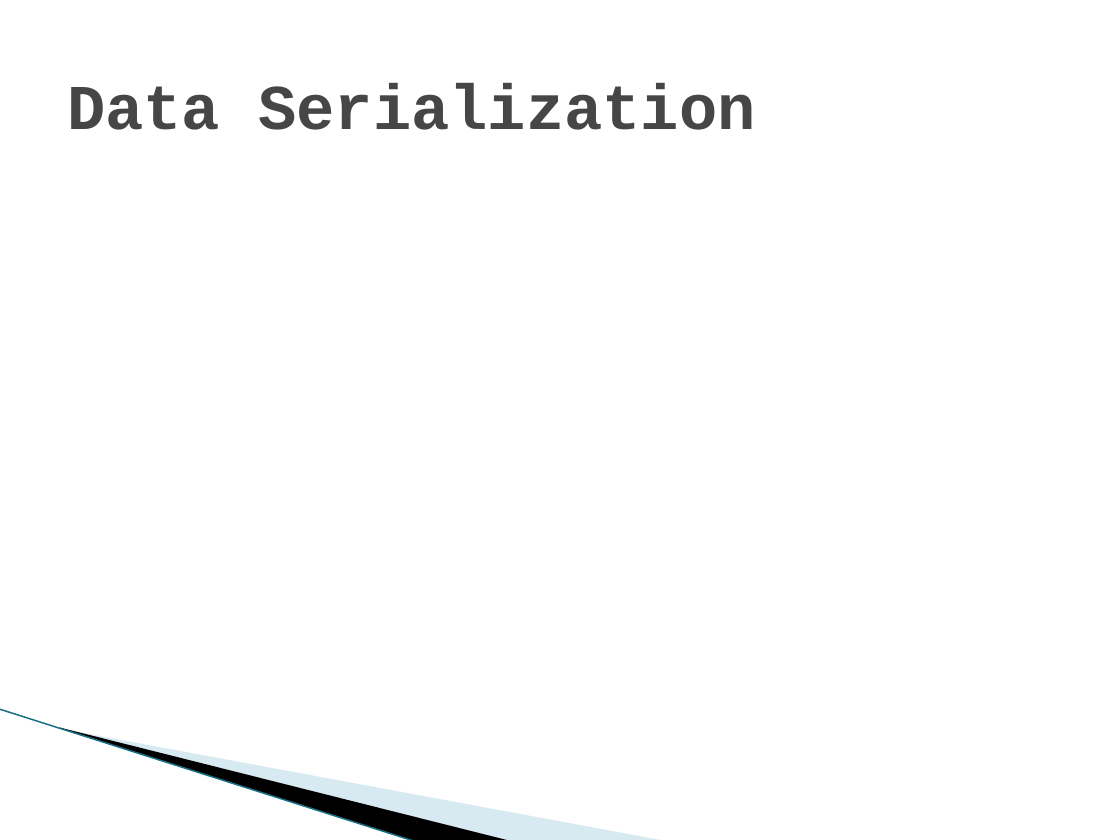
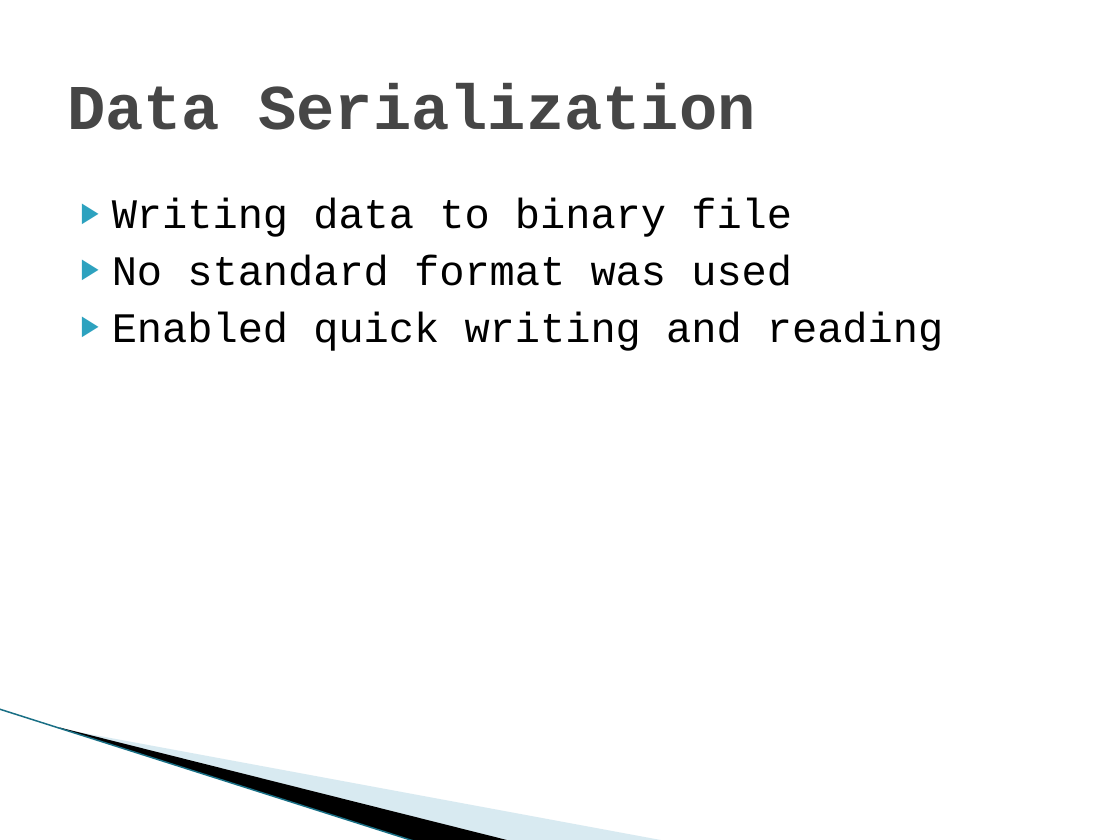
Before and after one commit to ericaddison/Algs_Term_Project, a slide deck: slide 10 of report/JET Audio Encoder.pptx (slide 8 before the commit). Drawn at 1120x840 pixels with LibreOffice and Linux fonts; fonts in the diff are those of the drawing; background and template pictures are left out. Boxes give left, top, right and bottom in pixels: in the first picture for what was removed or moved away, otherwise in the second. Text is boxed around its words. In the diff, an @@ line names an element or a change of style, - is before the commit and + after.

Commit message:
Updated the presentation to include graphics and text.

```diff
--- a/report/JET Audio Encoder.pptx
+++ b/report/JET Audio Encoder.pptx
@@ text added at [112,198,943,351], 27 pt, text #000000 @@
+▶ Writing data to binary file
+▶ No standard format was used
+▶ Enabled quick writing and reading
```
Also in this commit, not shown: 7 other slides changed, 2 slides added.
